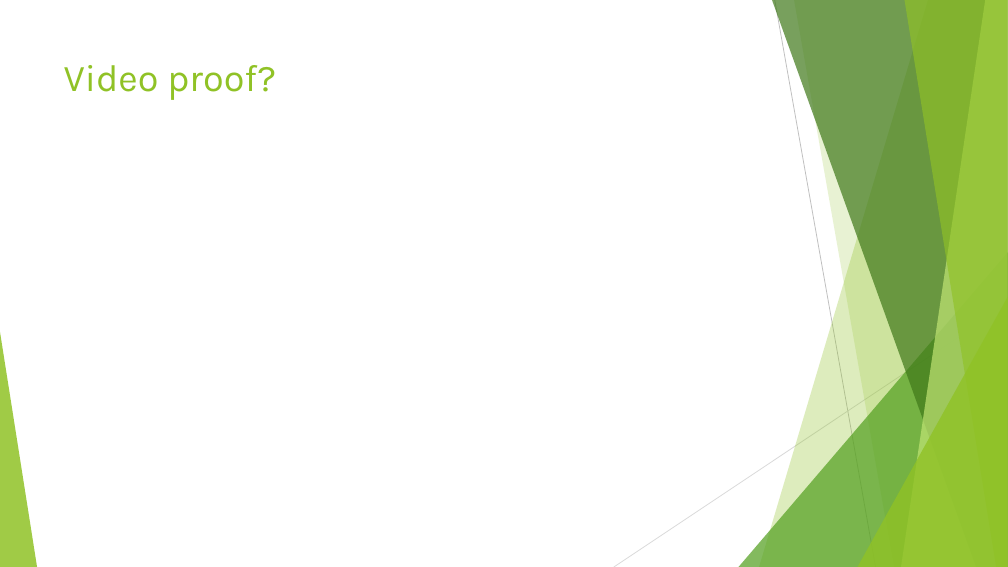
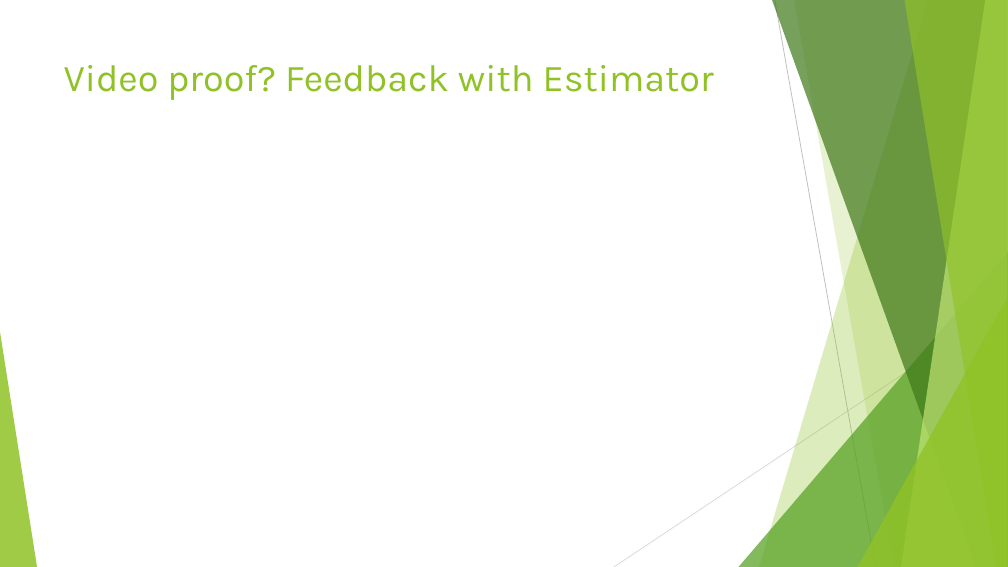
Before and after one commit to mcrusso2/EEP547_Project, a slide deck: slide 8 of Russo_Gaddis_EEP547_project.pptx. Drawn at 1008x567 pixels with LibreOffice and Linux fonts; fonts in the diff are those of the drawing. Boxes give left, top, right and bottom in pixels: in the first picture for what was removed or moved away, otherwise in the second. Text is boxed around its words. In the diff, an @@ line names an element or a change of style, - is before the commit and + after.

```diff
--- a/Russo_Gaddis_EEP547_project.pptx
+++ b/Russo_Gaddis_EEP547_project.pptx
@@ title at (x1=64, y1=65, x2=714, y2=100): text changed @@
-Video proof?
+Video proof? Feedback with Estimator
```
Also in this commit, not shown: 2 slides added.
